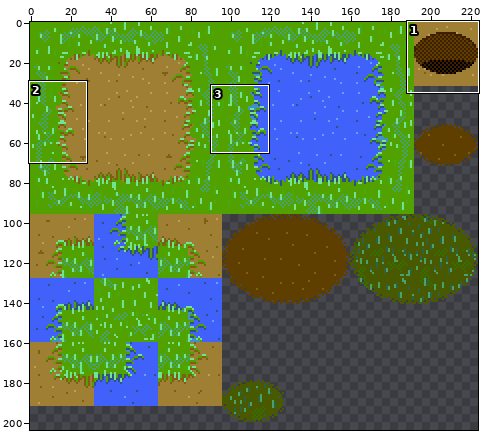
File history of a sprite sheet, assets/tilesets/forest.png. The picture above shows the old version from afar; the outline marks the close-up.
Close-up. The starting point:
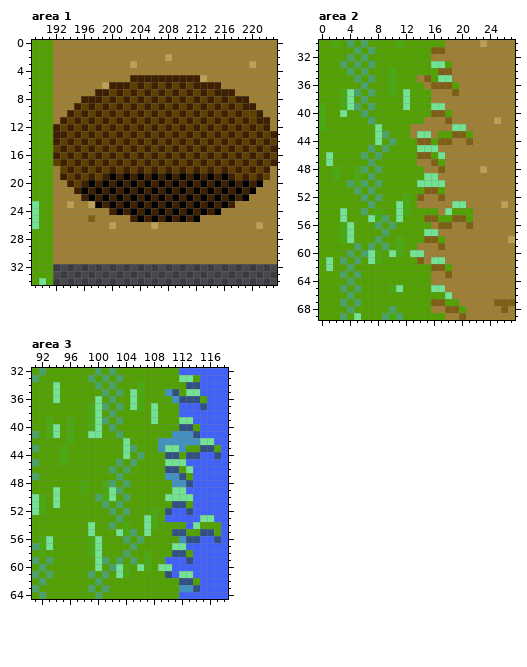
The file is 224x256 pixels. Shown: area 1: x 189..223, y 0..34; area 2: x 0..27, y 30..69; area 3: x 91..118, y 32..64. The wide view leaves out empty margins.
And afterwards:
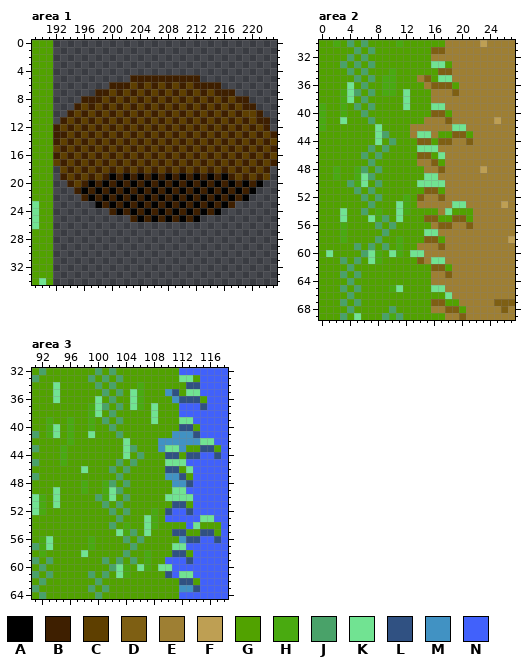
Palette (. is transparent): A #000000  B #3e1f00  C #5e3f00  D #7e5f13  E #9e7f33  F #be9f53  G #51a200  H #49aa10  J #49a269  K #71e392  L #305182  M #4192c3  N #4161fb
From old to new:
Changed rows in their new state; - is an unchanged pixel.
Area 1:
first column x 192:
 0 ................................
 1 ................................
 2 ................................
 3 ................................
 4 ................................
 5 ...........----------...........
 6 ........----------------........
 7 ......--------------------......
 8 ....------------------------....
 9 ...--------------------------...
10 ..----------------------------..
11 .------------------------------.
12 -------------------------------.
first column x 192:
18 .------------------------------.
19 .------------------------------.
20 ..----------------------------..
21 ...--------------------------...
22 ....------------------------....
23 ......--------------------......
24 ........----------------........
25 ...........----------...........
26 ................................
27 ................................
28 ................................
29 ................................
30 ................................
31 ................................
Area 2:
first column x 3:
35 ------H
36 -K----H
37 ------H
39 -G-----
40 H------
41 K------
first column x 1:
46 G-----
47 G-----
49 -----K
50 -----K
first column x 1:
56 ---G
57 ---G
58 ---G
60 K--G
61 G---
62 G---
Area 3:
first column x 100:
39 G
40 G
41 G
first column x 98:
46 K
first column x 98:
54 -G-
55 -G-
56 --G
57 --G
58 KGG
59 --G
60 --G
